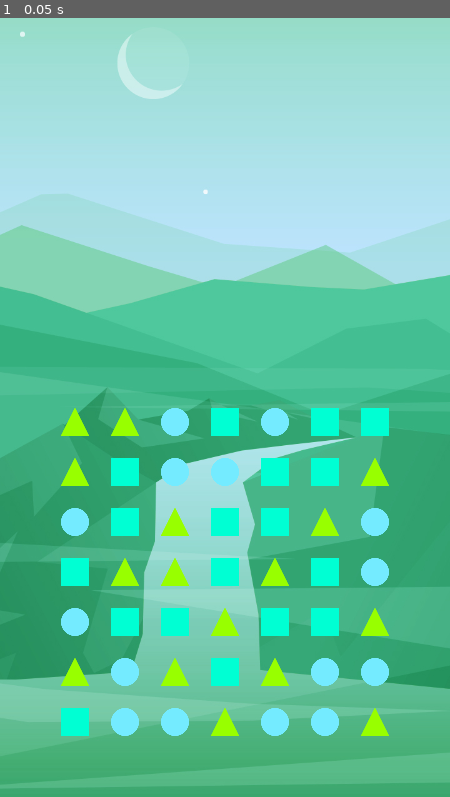
Above: before the commit, frame 1.
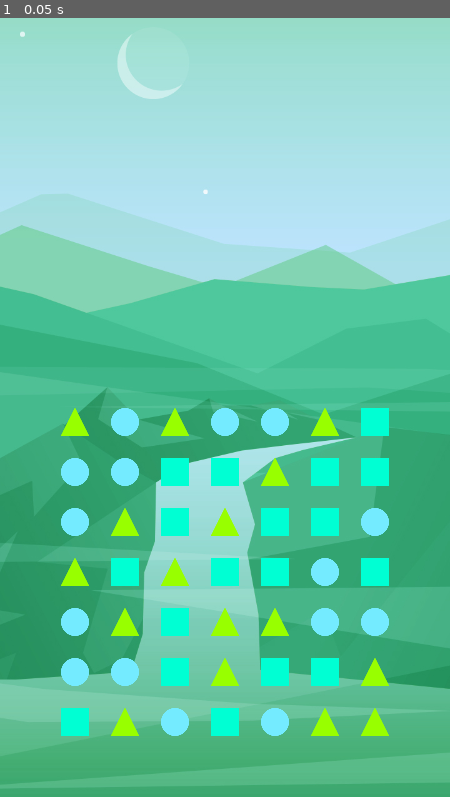
Above: after the commit, the same moment.

Repository: Harold-Kalvin/negatex
Game: Godot game, scene res://scenes/Main.tscn
The game is run twice, just before and just after one commit, with the same random seed, the same clock (stepped at 60 frames per second) and the same inputs.
Inputs:
- Up to frame 1 (0.05 s): no input

The runs differ from the first frame. In frame 1, 6.9% of the frame differs, in the area x 13-87%, y 50-93%.

Commit message:
refactor scripts

Diff:
--- a/scripts/Grid.gd
+++ b/scripts/Grid.gd
@@ -11,10 +11,6 @@
 # tile zone size
 var offset = 80
 
-# grid's top left corner position
-var top = 640
-var left = 80
-
 # will contain all the tiles
 var grid = []
 
@@ -26,7 +22,7 @@
 ]
 
 # input related vars
-var row_col_on_touch = null
+var grid_position_on_touch = null
 
 
 func _ready():
@@ -45,8 +41,8 @@
 
 
 func populate_grid():
-    for i in rows:
-        for j in cols:
+    for i in cols:
+        for j in rows:
             # generate random tile and make sure 3 tiles of the same type are not aligned
             var tile = get_random_tile()
             while chain_exists(i, j, tile.type):
@@ -54,7 +50,7 @@
 
             # add it to grid
             add_child(tile)
-            tile.position = get_tile_position(i, j)
+            tile.position = get_pixel_position(i, j)
             grid[i][j] = tile
 
 
@@ -63,42 +59,40 @@
     return possible_tiles[rand].instance()
 
 
-func chain_exists(row, col, type):
-    if row > 1 && grid[row - 1][col].type == type && grid[row - 2][col].type == type:
+func chain_exists(col, row, type):
+    if col > 1 && grid[col - 1][row].type == type && grid[col - 2][row].type == type:
         return true
-    if col > 1 && grid[row][col - 1].type == type && grid[row][col - 2].type == type:
+    if row > 1 && grid[col][row - 1].type == type && grid[col][row - 2].type == type:
         return true
     return false
 
 
-func get_tile_position(row, col):
+func get_pixel_position(col, row):
     var x = x_start + offset * col
     var y = y_start + -offset * row
     return Vector2(x, y)
 
 
+func get_grid_position(x, y):
+    var col = round((x - x_start) / offset)
+    var row = round((y - y_start) / -offset)
+    return Vector2(col, row)
+
+
+func within_grid_range(col, row):
+    if col >= 0 && col < cols && row >= 0 && row < rows:
+        return true
+    return false
+
+
 func _input(event):
     if event is InputEventScreenTouch:
-        # get row and col from pixel position
-        var row_col = get_row_col_from_position(event.position)
-        if row_col:
-            # on touch, keep row_col in memory
+        var grid_position = get_grid_position(event.position.x, event.position.y)
+        if within_grid_range(grid_position.x, grid_position.y):
+            # on touch, keep grid_position in memory
             if event.pressed:
-                row_col_on_touch = row_col
-            # on release, check if row_col is still the same
-            if !event.pressed && row_col == row_col_on_touch:
-                var tile = grid[row_col[0]][row_col[1]]
+                grid_position_on_touch = grid_position
+            # on release, check if grid_position is still the same
+            if !event.pressed && grid_position == grid_position_on_touch:
+                var tile = grid[grid_position.x][grid_position.y]
                 tile.select() if !tile.selected else tile.deselect()
-
-
-func get_row_col_from_position(position):
-    var tile_top = position.y - top
-    var tile_left = position.x - left
-    var float_row = rows - (tile_top / offset)
-    var float_col = tile_left / offset
-    var row = int(float_row)
-    var col = int(float_col)
-    # row and col are within grid's range
-    if float_row >= 0 && float_col >= 0 && row < rows && col < cols:
-        return [row, col]
-    return null
--- a/scripts/Tile.gd
+++ b/scripts/Tile.gd
@@ -11,9 +11,9 @@
 
 func select():
     selected = true
-    print("select %s" % self)
+    print("select %s -> %s" % [self, type])
 
 
 func deselect():
     selected = false
-    print("deselect %s" % self)
+    print("deselect %s -> %s" % [self, type])
